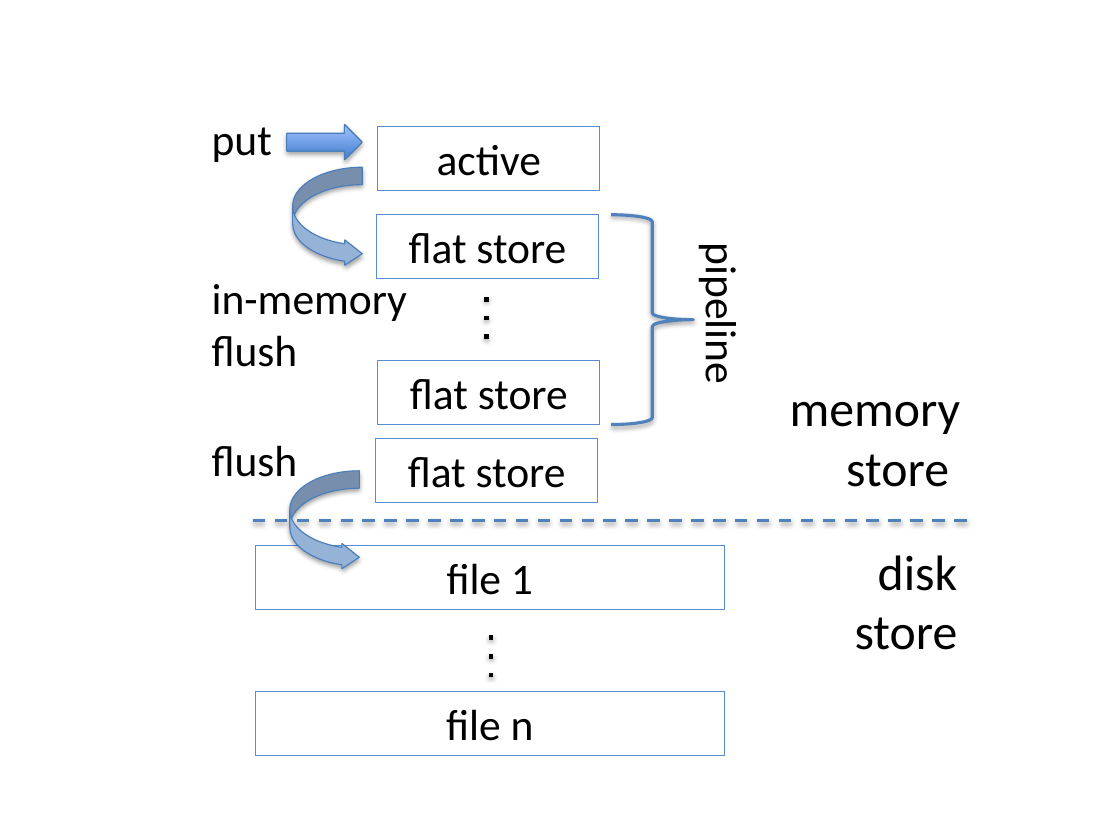
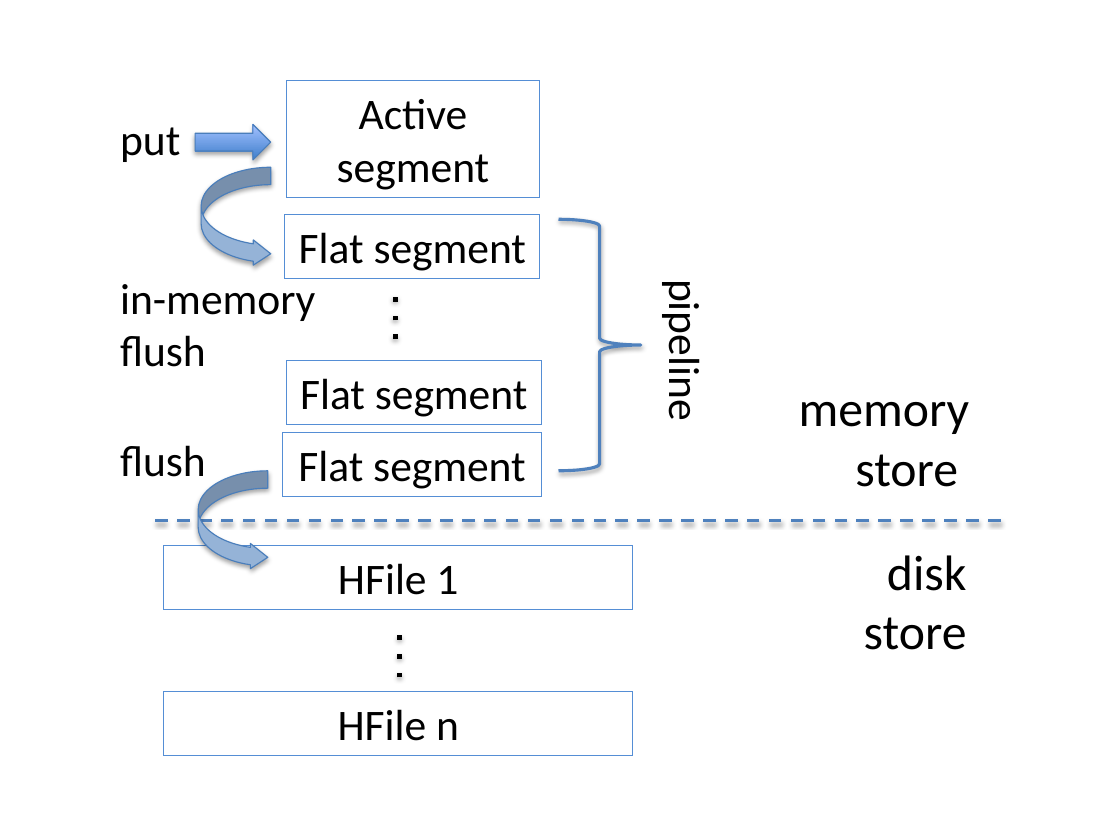
Before and after one commit to iditkeidar/Accordion, a slide deck: slide 2 of FAST2018-submission/LSM.pptx. Drawn at 1120x840 pixels with LibreOffice and Linux fonts; fonts in the diff are those of the drawing. Boxes give left, top, right and bottom in pixels: in the first picture for what was removed or moved away, otherwise in the second. Text is boxed around its words. In the diff, an @@ line names an element or a change of style, - is before the commit and + after.

```diff
--- a/FAST2018-submission/LSM.pptx
+++ b/FAST2018-submission/LSM.pptx
@@ rectangle "Active segment" resized from (x1=377, y1=127, x2=599, y2=190) to (x1=287, y1=81, x2=540, y2=197) @@
@@ text in rectangle at (x1=337, y1=99, x2=490, y2=190): text changed @@
-active
+Active segment
@@ rectangle "Flat segment" resized from (x1=376, y1=215, x2=598, y2=279) to (x1=284, y1=215, x2=540, y2=279) @@
@@ text in rectangle at (x1=299, y1=232, x2=526, y2=271): text changed @@
-flat store
+Flat segment
@@ right brace resized from (x1=612, y1=215, x2=693, y2=424) to (x1=559, y1=220, x2=641, y2=472) @@
@@ text "pipeline" moved from (x1=694, y1=256, x2=747, y2=380) to (x1=658, y1=293, x2=711, y2=417) @@
@@ rectangle "Flat segment" resized from (x1=377, y1=361, x2=599, y2=424) to (x1=287, y1=361, x2=542, y2=424) @@
@@ text in rectangle at (x1=300, y1=378, x2=527, y2=417): text changed @@
-flat store
+Flat segment
@@ text "memory store" moved from (x1=790, y1=402, x2=961, y2=487) to (x1=799, y1=402, x2=970, y2=487) @@
@@ rectangle "Flat segment" resized from (x1=375, y1=439, x2=597, y2=503) to (x1=283, y1=432, x2=541, y2=496) @@
@@ text in rectangle at (x1=298, y1=450, x2=525, y2=489): text changed @@
-flat store
+Flat segment
@@ line moved from (967, 520) - (244, 520) to (1000, 520) - (153, 520) @@
@@ text "disk store" moved from (x1=855, y1=555, x2=958, y2=650) to (x1=864, y1=555, x2=967, y2=650) @@
@@ text in rectangle at (x1=338, y1=563, x2=458, y2=595): text changed @@
-file 1
+HFile 1
@@ 3 texts, 2 lines, 2 curved right arrows, 2 rectangles, 1 right arrow moved together from (x1=212, y1=124, x2=725, y2=756) to (x1=120, y1=124, x2=633, y2=756) @@
@@ text in rectangle at (x1=338, y1=709, x2=459, y2=741): text changed @@
-file n
+HFile n
```
Also in this commit, not shown: 1 other slide changed, 6 other files.
